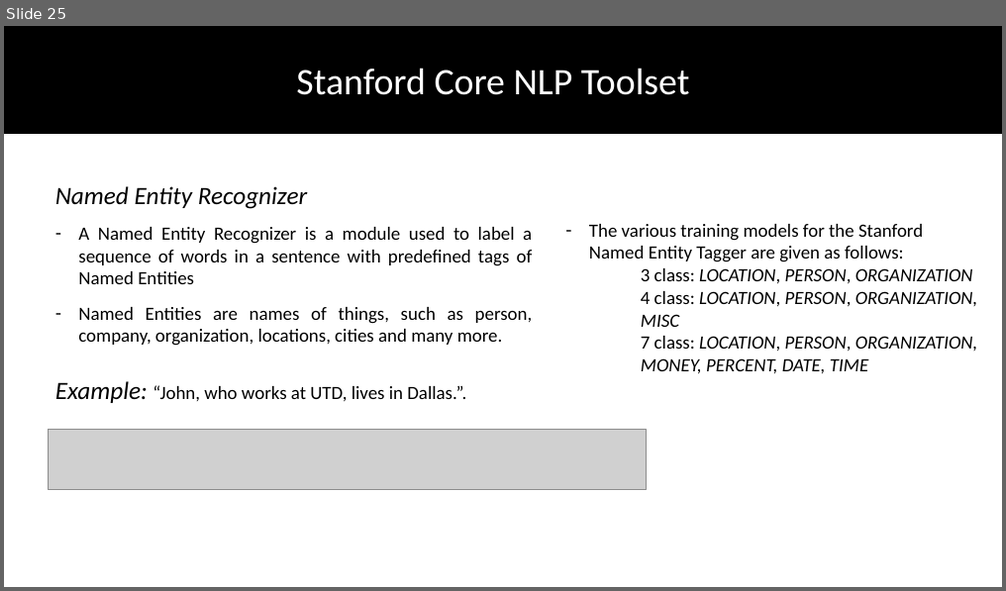
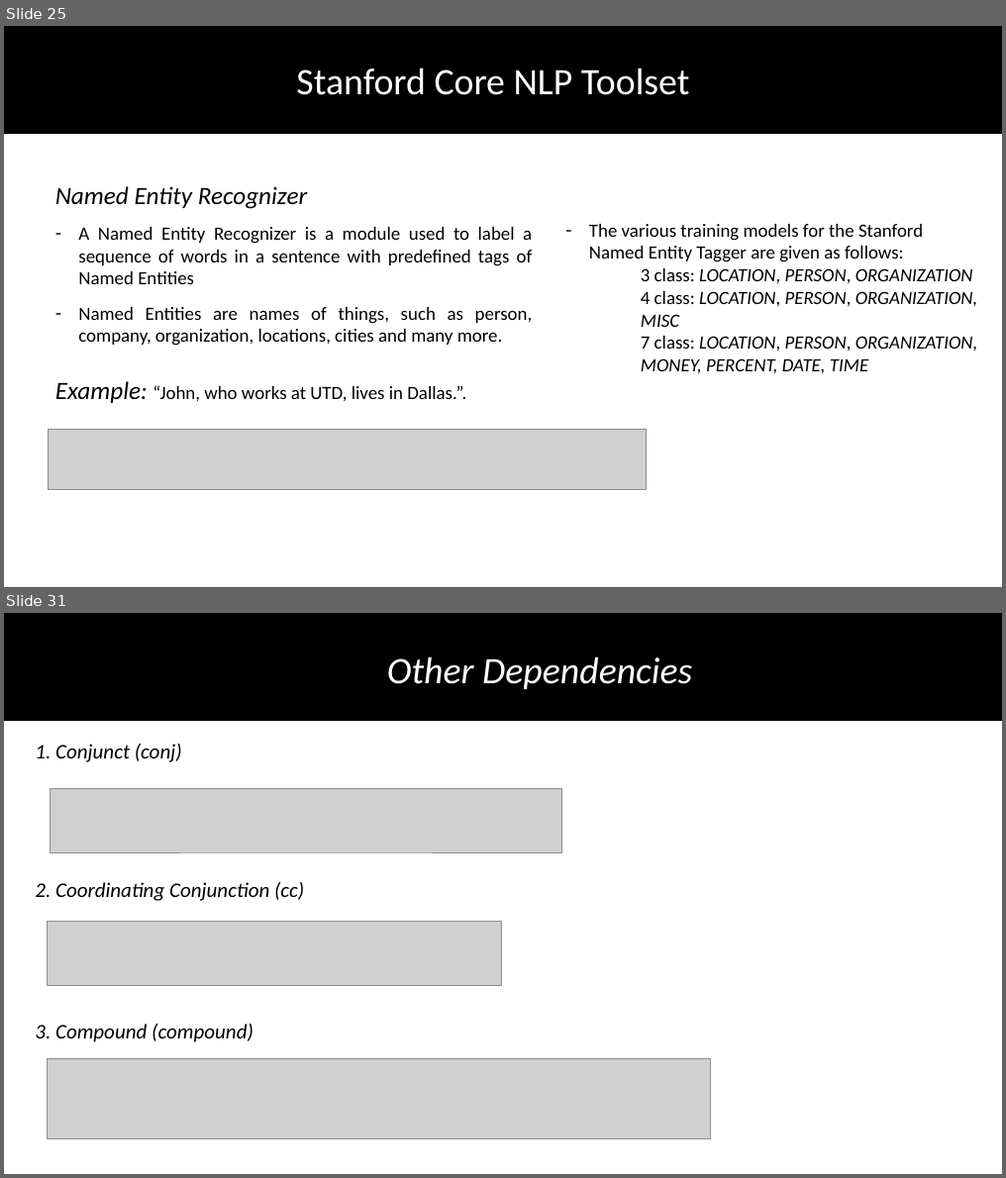
Before and after one commit to DhruvaPendharkar/thesis-project, a slide deck: Notes/ThesisPresentation.pptx. Shown one above the other, each under a label of ours: slide 25 before the commit, slides 25 and 31 after it; the slides between them are not shown. The pictures are 1006x591 and 1006x1178 pixels, drawn with LibreOffice and Linux fonts; fonts in the diff are those of the drawing; grey boxes stand for pictures. Boxes give left, top, right and bottom in pixels: in the first picture for what was removed or moved away, otherwise in the second. Text is boxed around its words. In the diff, an @@ line names an element or a change of style, - is before the commit and + after.

```diff
--- a/Notes/ThesisPresentation.pptx
+++ b/Notes/ThesisPresentation.pptx
@@ slide 31 added at [4, 613, 1002, 1174], background #FFFFFF @@
@@ rectangle added at [4, 613, 1002, 720], fill #000000, outline #000000 1 pt @@
@@ text added at [387, 657, 692, 689], 36 pt, text #FFFFFF, italic @@
+Other Dependencies
@@ text added at [35, 744, 182, 762], 20 pt, text #000000, italic @@
+1. Conjunct (conj)
@@ picture added at [51, 789, 561, 854] @@
@@ text added at [35, 882, 304, 901], 20 pt, text #000000, italic @@
+2. Coordinating Conjunction (cc)
@@ picture added at [47, 922, 501, 986] @@
@@ text added at [35, 1024, 253, 1043], 20 pt, text #000000, italic @@
+3. Compound (compound)
@@ picture added at [47, 1059, 710, 1139] @@
```
Also in this commit, not shown: 11 other slides added, 3 slides removed.
